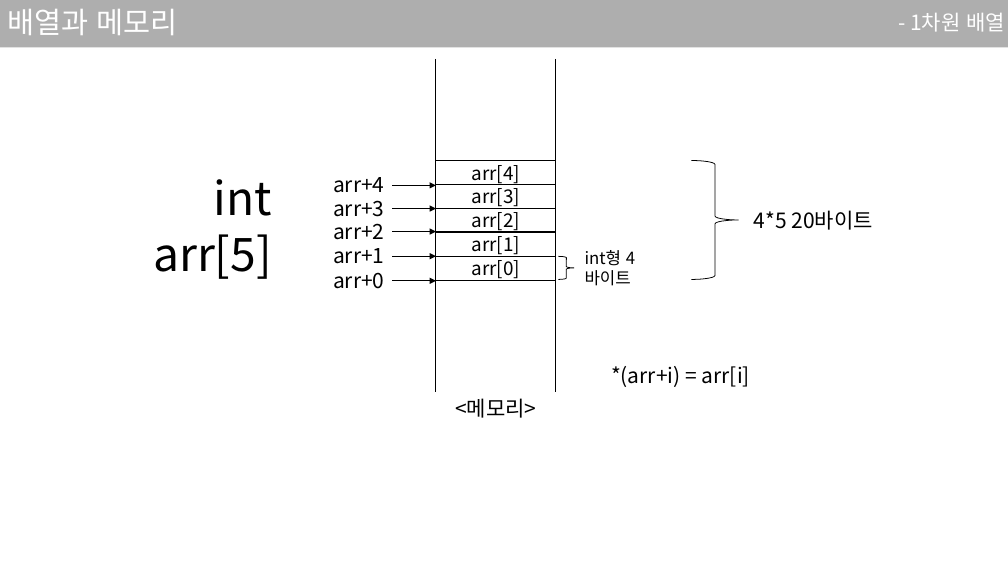
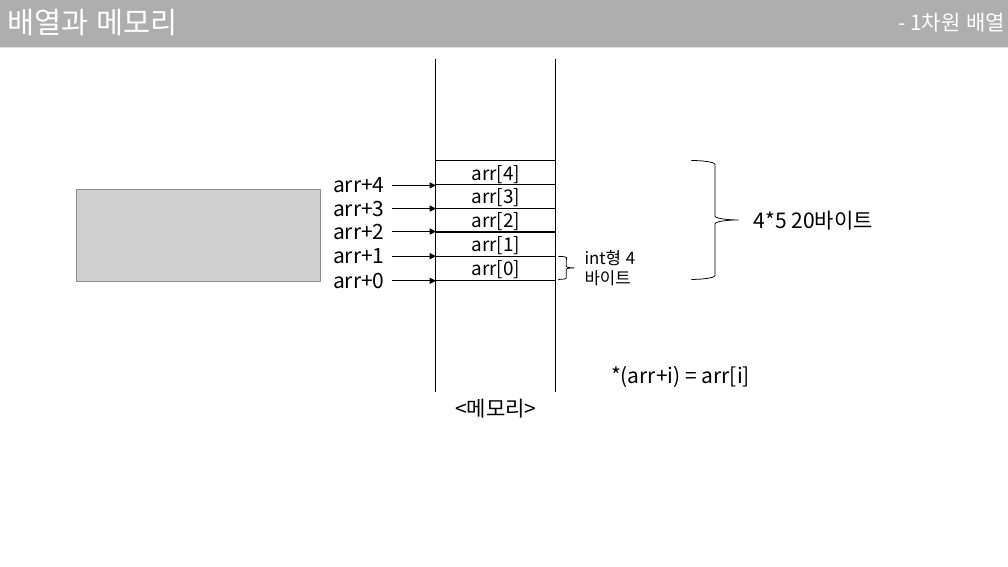
Before and after one commit to sjsjsj1246/EC_C_Language_Study, a slide deck: slide 23 of ppt/3강.pptx (slide 22 before the commit). Drawn at 1008x567 pixels with LibreOffice and Linux fonts; fonts in the diff are those of the drawing; grey boxes stand for pictures. Boxes give left, top, right and bottom in pixels: in the first picture for what was removed or moved away, otherwise in the second. Text is boxed around its words. In the diff, an @@ line names an element or a change of style, - is before the commit and + after.

```diff
--- a/ppt/3강.pptx
+++ b/ppt/3강.pptx
@@ text removed at <box>153,179,272,279</box> @@
-int arr[5]
@@ picture added at <box>76,189,321,282</box> @@
```
Also in this commit, not shown: 3 other slides changed, 1 slide added, 1 other file.
